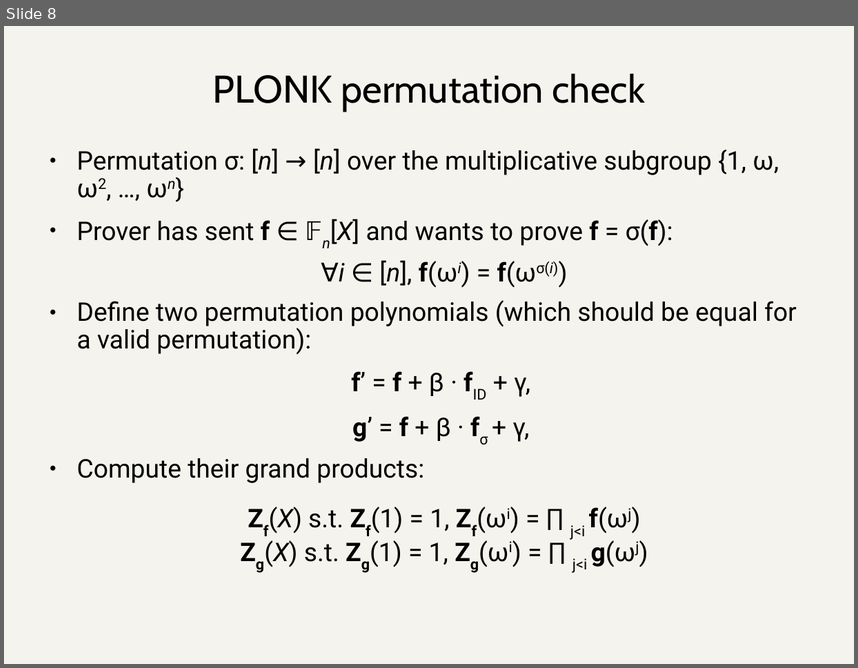
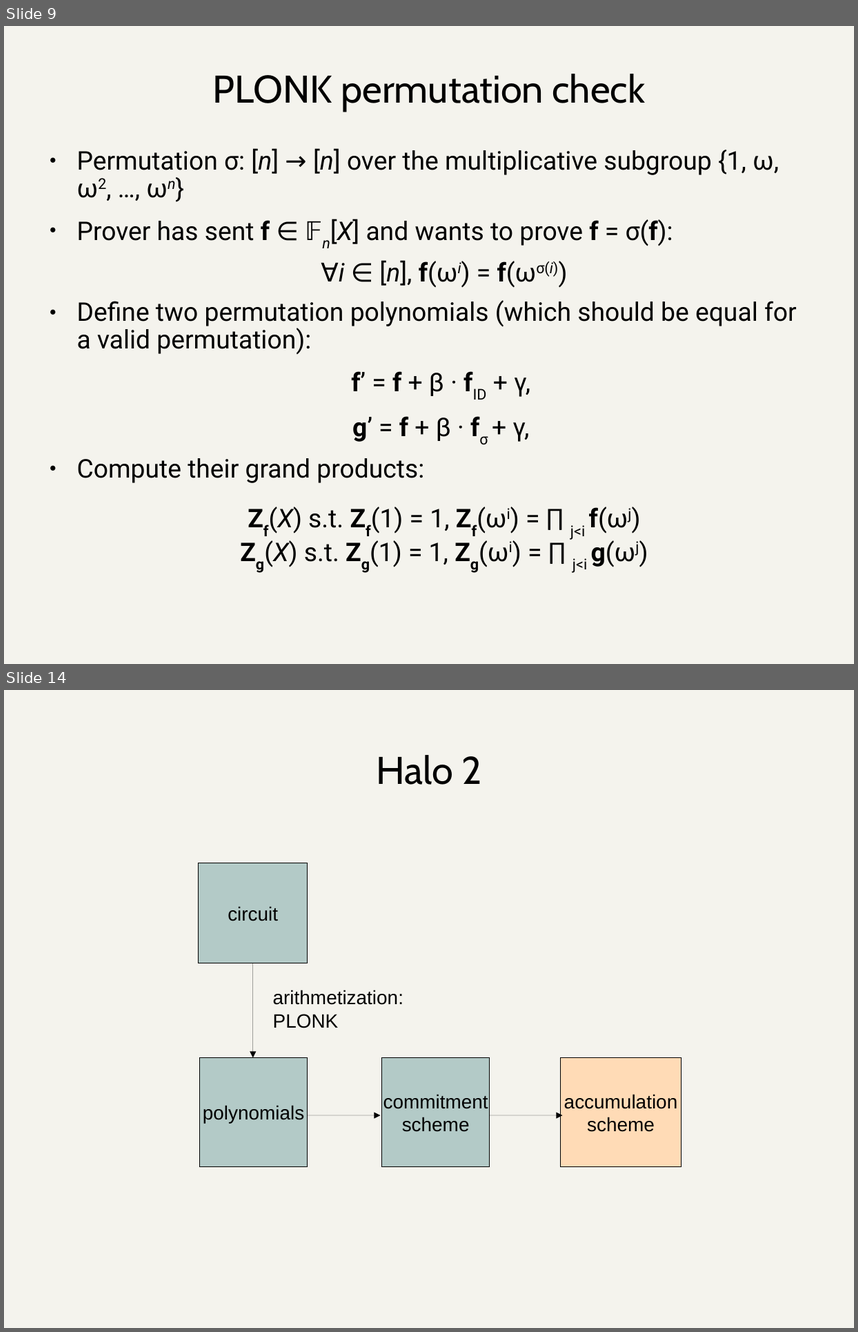
Before and after one commit to daira/halographs, a slide deck: deepdive.odp. Shown one above the other, each under a label of ours: slide 8 before the commit, slides 9 and 14 after it; the slides between them are not shown. The pictures are 858x668 and 858x1332 pixels, drawn with LibreOffice and Linux fonts; fonts in the diff are those of the drawing. Boxes give left, top, right and bottom in pixels: in the first picture for what was removed or moved away, otherwise in the second. Text is boxed around its words. In the diff, an @@ line names an element or a change of style, - is before the commit and + after.

Commit message:
Add details about halo polycommit

```diff
--- a/deepdive.odp
+++ b/deepdive.odp
@@ slide 14 added at (4, 690, 854, 1328), background #F4F3ED @@
@@ title added at (376, 755, 481, 785), 36 pt, text #000000 @@
+Halo 2
@@ rectangle added at (199, 862, 308, 963), fill #B3CAC7, outline #000000 0 pt, 18 pt, text #000000 @@
+circuit
@@ arrow added from (253, 963) to (253, 1058), #000000 0 pt @@
@@ text added at (273, 989, 404, 1028), 18 pt, text #000000 @@
+arithmetization:
+PLONK
@@ rectangle added at (200, 1058, 308, 1167), fill #B3CAC7, outline #000000 0 pt, 18 pt, text #000000 @@
+polynomials
@@ rectangle added at (382, 1058, 490, 1167), fill #B3CAC7, outline #000000 0 pt, 18 pt, text #000000 @@
+commitment
+scheme
@@ rectangle added at (561, 1058, 682, 1167), fill #FFDBB6, outline #000000 0 pt, 18 pt, text #000000 @@
+accumulation
+scheme
@@ arrow added from (308, 1115) to (381, 1115), #000000 0 pt @@
@@ arrow added from (490, 1115) to (562, 1115), #000000 0 pt @@
@@ what was slide 8 is now slide 9 @@
```
Also in this commit, not shown: 4 slides changed, 3 other slides added, 1 other file.
